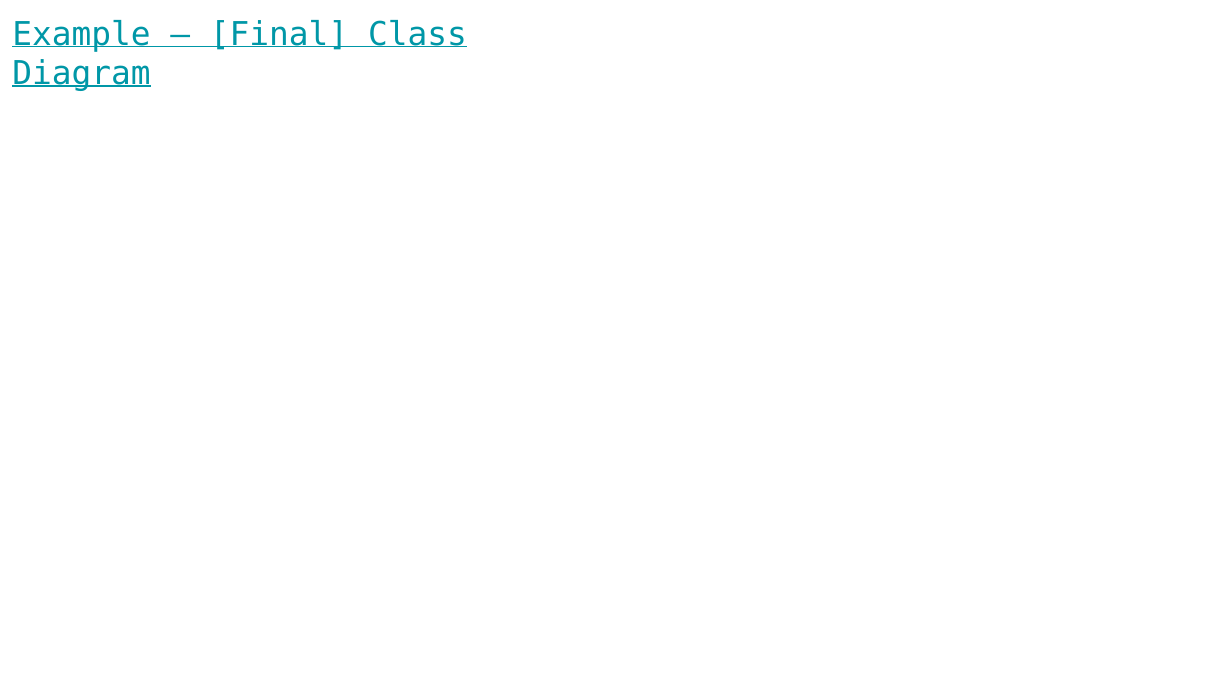
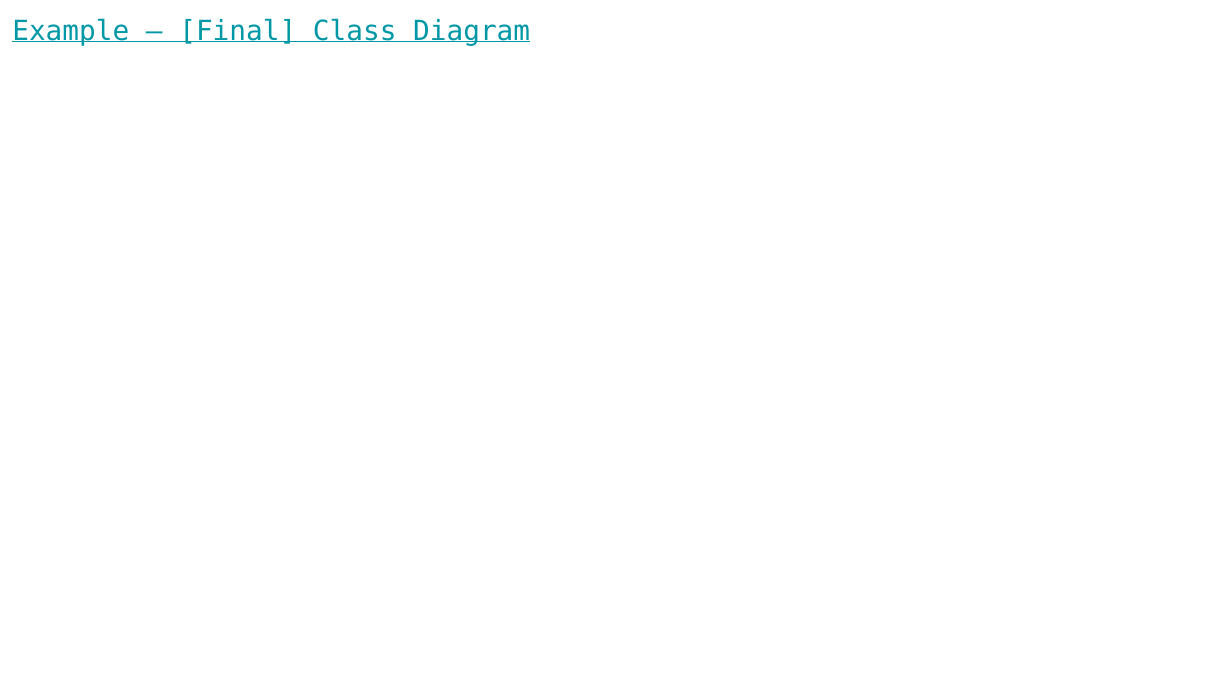
Before and after one commit to MasonR4/ROCKETMAN, a slide deck: slide 7 of PowerPoint/Team #4 -- ROCKETMAN.pptx. Drawn at 1232x693 pixels with LibreOffice and Linux fonts; fonts in the diff are those of the drawing; background and template pictures are left out. Boxes give left, top, right and bottom in pixels: in the first picture for what was removed or moved away, otherwise in the second. Text is boxed around its words. In the diff, an @@ line names an element or a change of style, - is before the commit and + after.

Commit message:
Tweaked presentation and class diagram

```diff
--- a/PowerPoint/Team #4 -- ROCKETMAN.pptx
+++ b/PowerPoint/Team #4 -- ROCKETMAN.pptx
@@ title "Example – [Final] Class Diagram" at [12, 18, 530, 45]: size 19.2 to 16.2 pt @@
```
Also in this commit, not shown: 2 other slides changed, 1 other file.
